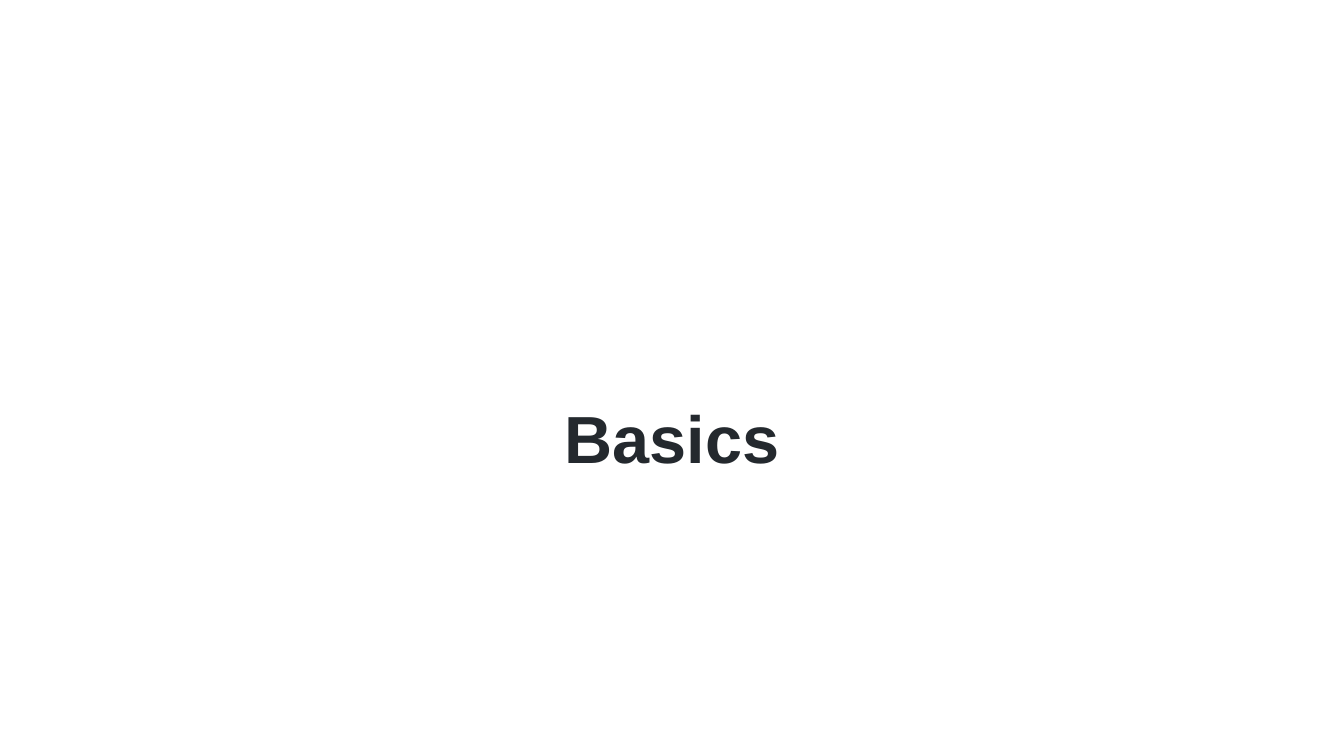
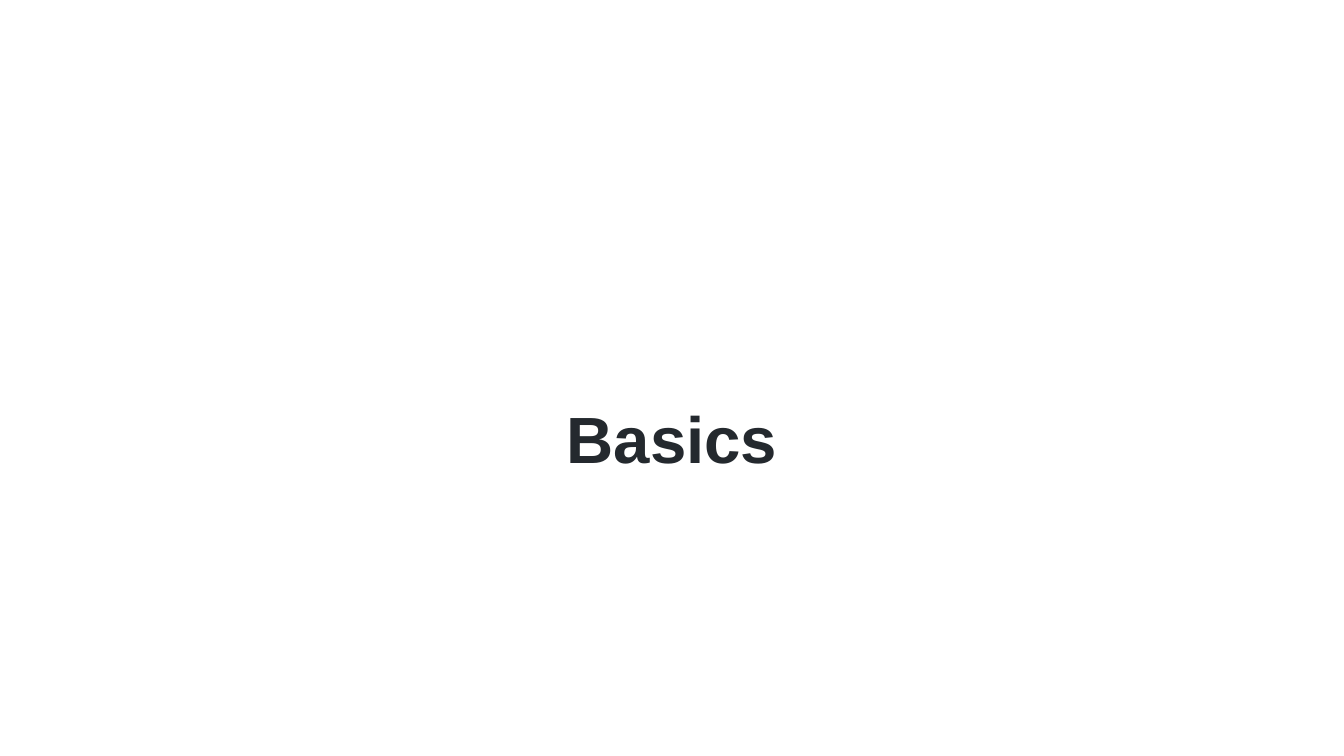
Before and after one commit to vishwanantha/javascript-101, a slide deck: slide 1 of ppt/000a - HTML Basics.pptx. Drawn at 1344x756 pixels with LibreOffice and Linux fonts; fonts in the diff are those of the drawing; background and template pictures are left out. Boxes give left, top, right and bottom in pixels: in the first picture for what was removed or moved away, otherwise in the second. Text is boxed around its words. In the diff, an @@ line names an element or a change of style, - is before the commit and + after.

```diff
--- a/ppt/000a - HTML Basics.pptx
+++ b/ppt/000a - HTML Basics.pptx
@@ title "Basics" at box(567, 415, 778, 464): size 35.6 to 35 pt @@
```
Also in this commit, not shown: 5 other slides changed, 1 slide added, 4 other files.
